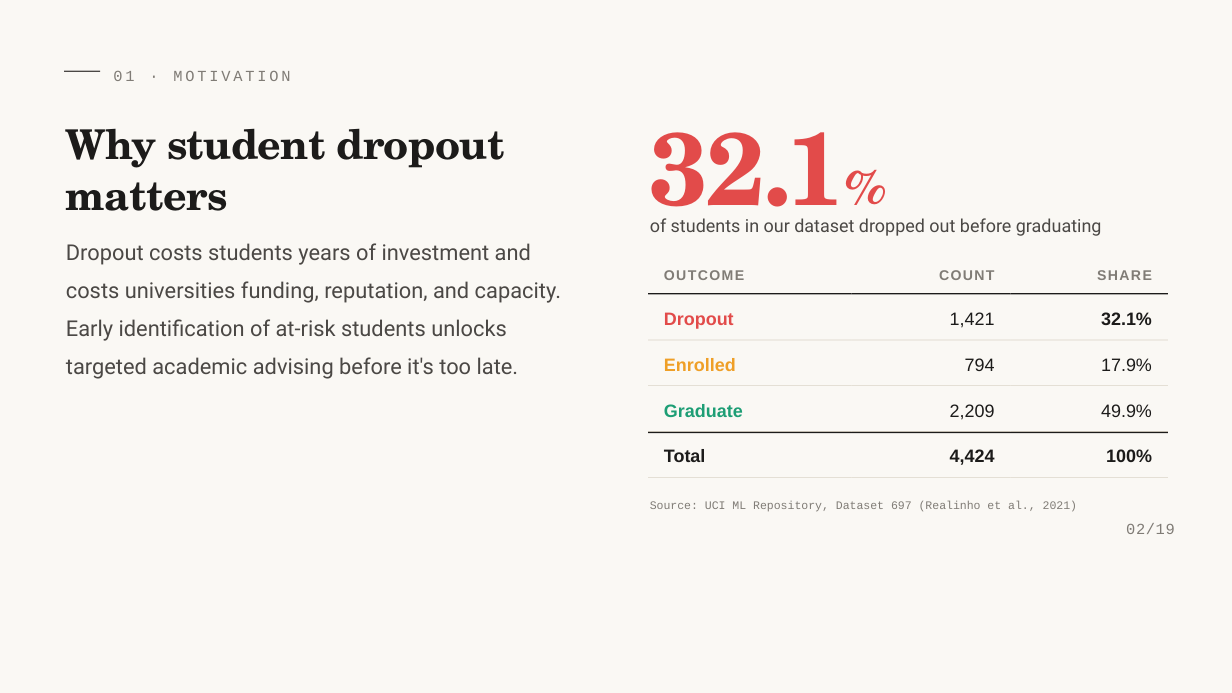
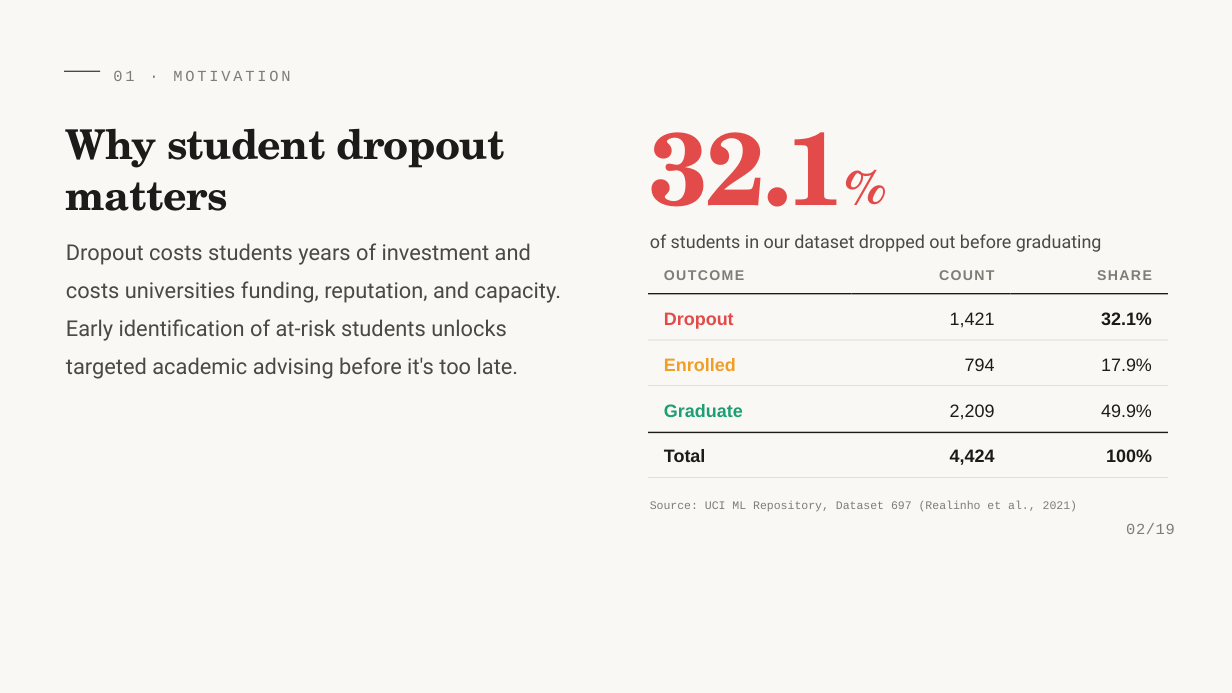
Before and after one commit to Lambert-Nguyen/cmpe255-student-dropout-prediction, a slide deck: slide 2 of presentation/Editable_CMPE255_Student_Dropout_Prediction_editable.pptx. Drawn at 1232x693 pixels with LibreOffice and Linux fonts; fonts in the diff are those of the drawing. Boxes give left, top, right and bottom in pixels: in the first picture for what was removed or moved away, otherwise in the second. Text is boxed around its words. In the diff, an @@ line names an element or a change of style, - is before the commit and + after.

```diff
--- a/presentation/Editable_CMPE255_Student_Dropout_Prediction_editable.pptx
+++ b/presentation/Editable_CMPE255_Student_Dropout_Prediction_editable.pptx
@@ text "of students in our dataset ...": place and size @@
-text "of students in our dataset ..." at [650,218,1102,236]
+text "of students in our dataset ..." at [650,234,1102,252]
```
Also in this commit, not shown: 8 other slides changed.
